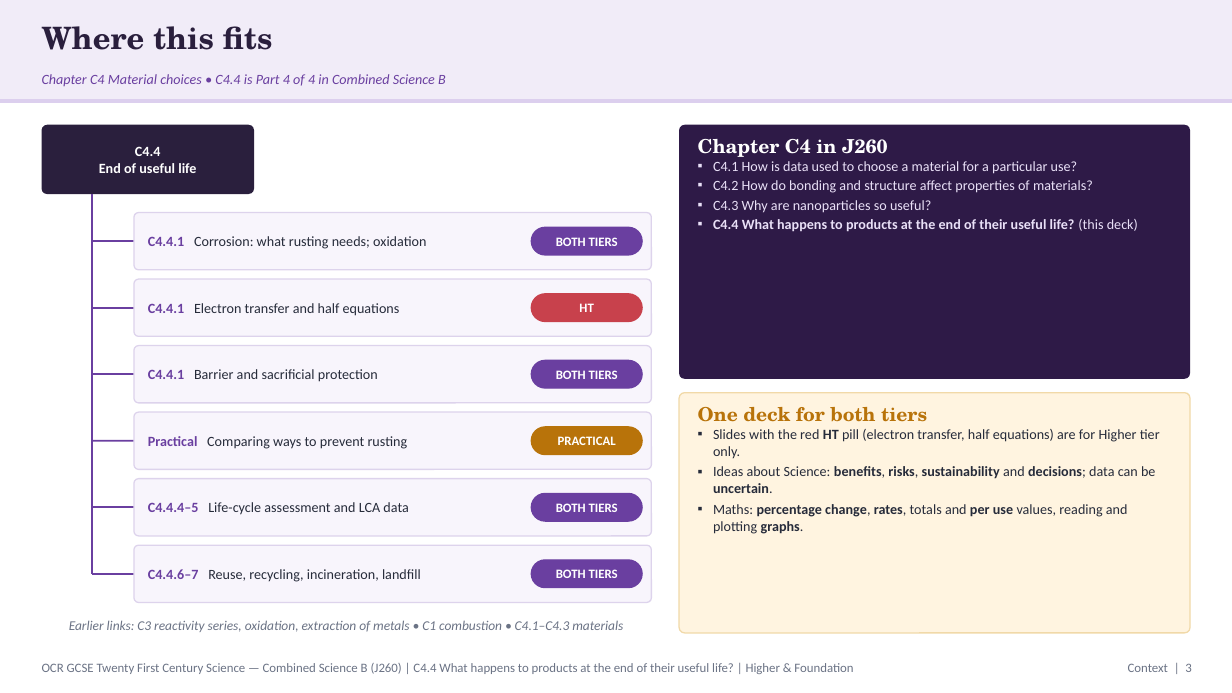
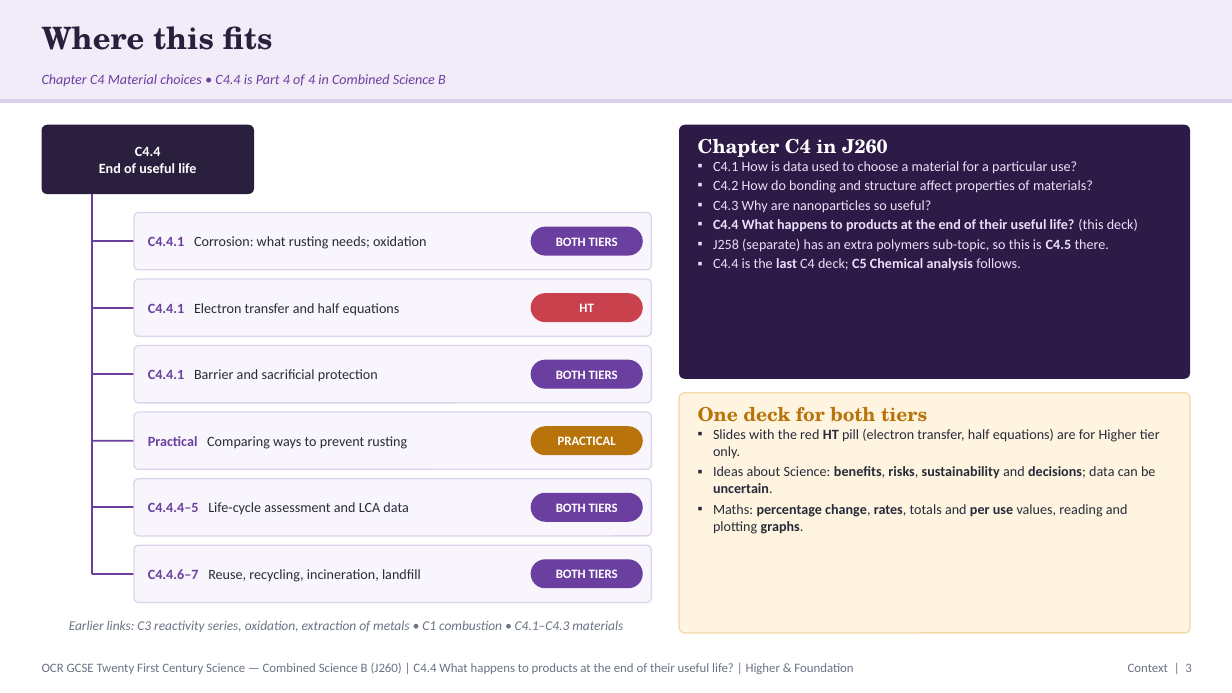
Before and after one commit to pstephenphilip-ship-it/Piri-MBBS, a slide deck: slide 3 of gcse-slides/ocr-chemistry/OCR21C_C4.4_EndOfLife_Combined.pptx. Drawn at 1232x693 pixels with LibreOffice and Linux fonts; fonts in the diff are those of the drawing. Boxes give left, top, right and bottom in pixels: in the first picture for what was removed or moved away, otherwise in the second. Text is boxed around its words. In the diff, an @@ line names an element or a change of style, - is before the commit and + after.

```diff
--- a/gcse-slides/ocr-chemistry/OCR21C_C4.4_EndOfLife_Combined.pptx
+++ b/gcse-slides/ocr-chemistry/OCR21C_C4.4_EndOfLife_Combined.pptx
@@ text at (713,239,1110,271): paragraphs added @@
+▪ J258 (separate) has an extra polymers sub-topic, so this is C4.5 there.
+▪ C4.4 is the last C4 deck; C5 Chemical analysis follows.
```
Also in this commit, not shown: 9 other slides changed, 4 other files.
